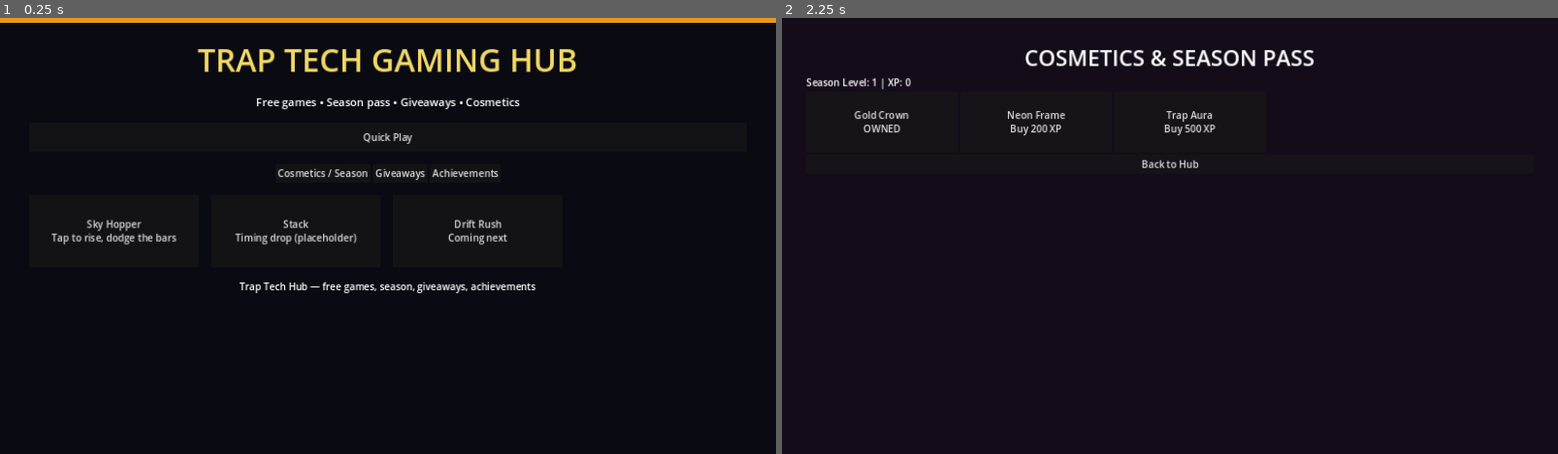
Above: before the commit, frames 1-2 (left to right).
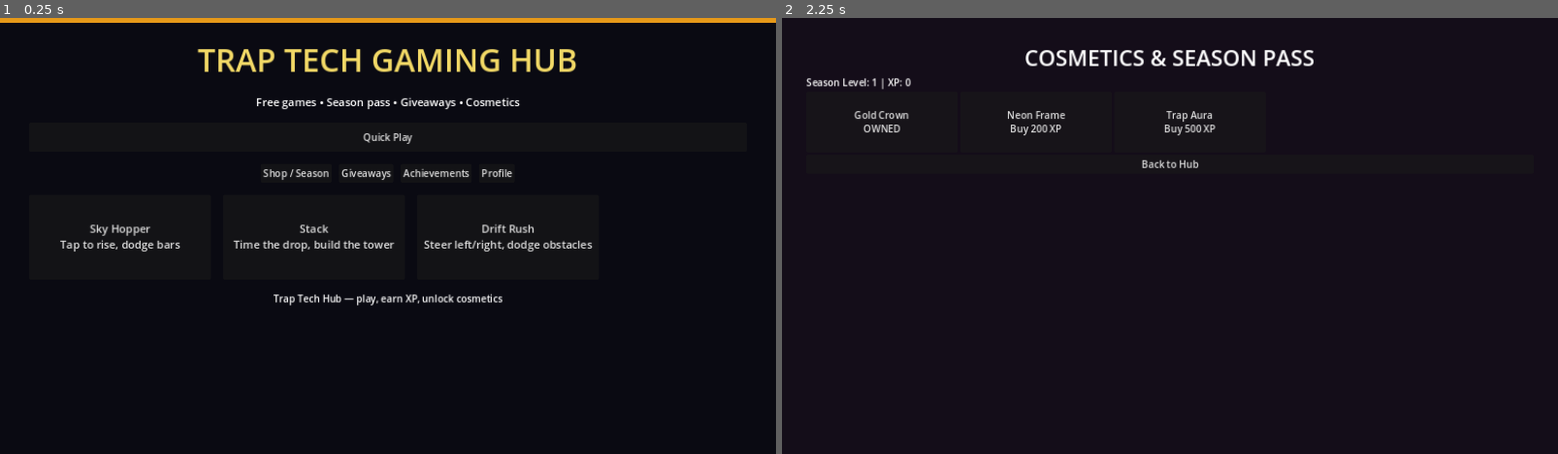
Above: after the commit, the same moments.

Repository: TheTavern001/TrapTech-Gaming-Hub
Game: Godot game, scene res://scenes/hub.tscn
Same seed, same stepped clock (60 frames per second), same inputs: the game is played once before the commit and once after it.
Inputs (mouse positions are in pixels of both pictures, inside the frame that each line leads up to):
- Up to frame 1 (0.25 s): no input
- Up to frame 2 (2.25 s): click (1107, 174) at 0.5 s, where only the run before the commit has a clickable "Cosmetics / Season"; click "Back to Hub" at 1.25 s; click (1076, 174) at 2 s, where only the run after the commit has a clickable "Shop / Season"

The runs differ from the first frame. In frame 1, 2.6% of the frame differs, in the area x 6-77%, y 34-66%; in frame 2, nothing differs.

Commit message:
Add distinct games and Profile nav; improve hub feel

Diff:
--- a/godot/scripts/hub.gd
+++ b/godot/scripts/hub.gd
@@ -5,22 +5,23 @@
 @onready var grid: GridContainer = $VBox/GameGrid
 
 var games = [
-	{"title": "Sky Hopper", "scene": "res://scenes/example_game.tscn", "desc": "Tap to rise, dodge the bars"},
-	{"title": "Stack", "scene": "res://scenes/example_game.tscn", "desc": "Timing drop (placeholder)"},
-	{"title": "Drift Rush", "scene": "res://scenes/example_game.tscn", "desc": "Coming next"}
+	{"title": "Sky Hopper", "scene": "res://scenes/example_game.tscn", "desc": "Tap to rise, dodge bars"},
+	{"title": "Stack", "scene": "res://scenes/stack_game.tscn", "desc": "Time the drop, build the tower"},
+	{"title": "Drift Rush", "scene": "res://scenes/drift_game.tscn", "desc": "Steer left/right, dodge obstacles"}
 ]
 
 func _ready() -> void:
 	play_button.pressed.connect(_on_play_pressed)
-	status_label.text = "Trap Tech Hub — free games, season, giveaways, achievements"
+	status_label.text = "Trap Tech Hub — play, earn XP, unlock cosmetics"
 	_build_grid()
 	_add_nav()
 
 func _add_nav() -> void:
 	var nav = HBoxContainer.new()
 	nav.alignment = BoxContainer.ALIGNMENT_CENTER
+	nav.add_theme_constant_override("separation", 12)
 	var shop_btn = Button.new()
-	shop_btn.text = "Cosmetics / Season"
+	shop_btn.text = "Shop / Season"
 	shop_btn.pressed.connect(func(): get_tree().change_scene_to_file("res://scenes/shop.tscn"))
 	var give_btn = Button.new()
 	give_btn.text = "Giveaways"
@@ -28,9 +29,13 @@
 	var ach_btn = Button.new()
 	ach_btn.text = "Achievements"
 	ach_btn.pressed.connect(func(): get_tree().change_scene_to_file("res://scenes/achievements.tscn"))
+	var profile_btn = Button.new()
+	profile_btn.text = "Profile"
+	profile_btn.pressed.connect(func(): get_tree().change_scene_to_file("res://scenes/profile.tscn"))
 	nav.add_child(shop_btn)
 	nav.add_child(give_btn)
 	nav.add_child(ach_btn)
+	nav.add_child(profile_btn)
 	$VBox.add_child(nav)
 	$VBox.move_child(nav, 3)
 
@@ -38,7 +43,8 @@
 	for g in games:
 		var btn = Button.new()
 		btn.text = g.title + "\n" + g.desc
-		btn.custom_minimum_size = Vector2(280, 120)
+		btn.custom_minimum_size = Vector2(300, 140)
+		btn.add_theme_font_size_override("font_size", 18)
 		btn.pressed.connect(_load_game.bind(g.scene))
 		grid.add_child(btn)
 
@@ -46,5 +52,5 @@
 	_load_game("res://scenes/example_game.tscn")
 
 func _load_game(path: String) -> void:
-	status_label.text = "Loading game..."
+	status_label.text = "Loading..."
 	get_tree().change_scene_to_file(path)
